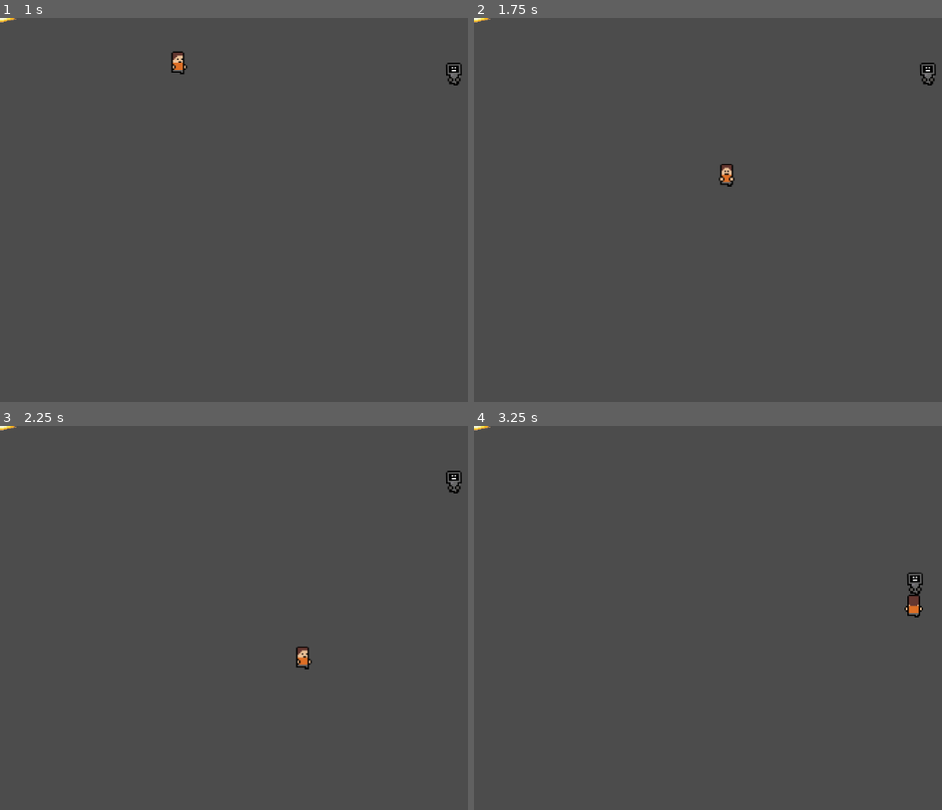
Above: before the commit, frames 1-4 (two rows, left to right).
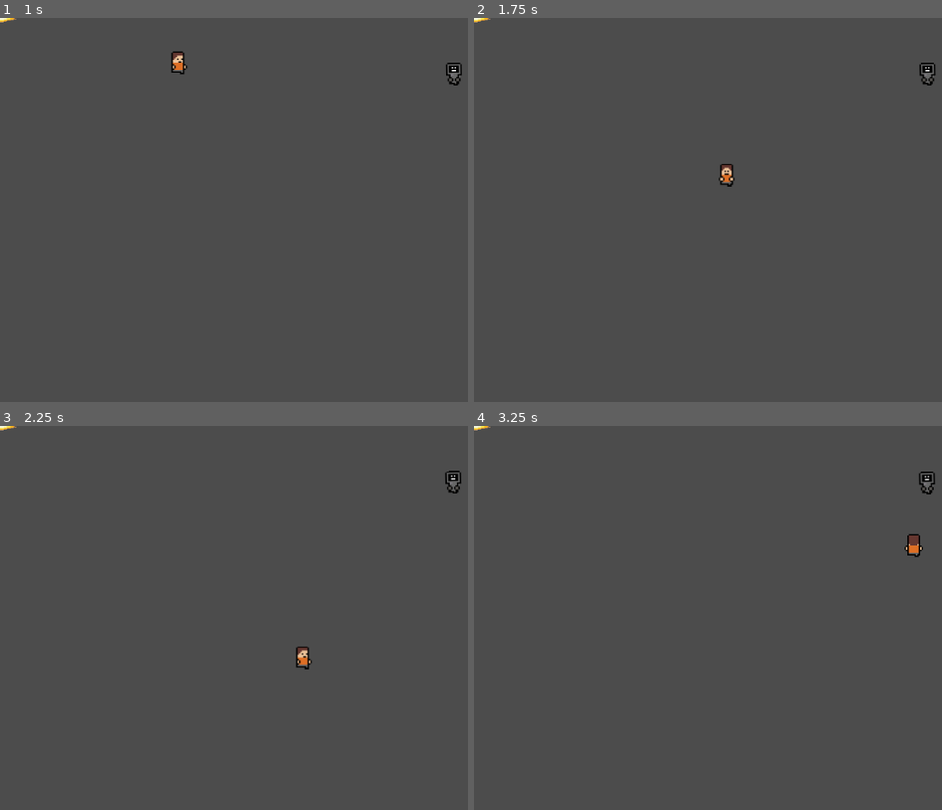
Above: after the commit, the same moments.

Repository: Barzeboi/TitansTopDown
Game: Godot game, scene res://Levels/TestMap.tscn
Two runs of this game, one before a commit and one after it. Both use one fixed random seed, a clock stepped at 60 frames per second and the inputs below. The project has no main scene, so this scene is started directly.
Inputs (mouse positions are in pixels of both pictures, inside the frame that each line leads up to):
- Up to frame 1 (1 s): tap Enter at 0.5 s; move the mouse to (outside the picture) at 0.52 s; press the mouse at (outside the picture) at 0.53 s; hold Right (move_right) from 0.53 s (still down)
- Up to frame 2 (1.75 s): move the mouse to (693, 252) at 1.27 s; release Right (move_right) at 1.28 s; release the mouse at (693, 252) at 1.28 s; hold Down (move_down) from 1.28 s (still down); click (693, 252) at 1.35 s
- Up to frame 3 (2.25 s): move the mouse to (439, 545) at 2.02 s; release Down (move_down) at 2.03 s; press the mouse at (439, 545) at 2.03 s; hold Right (move_right) from 2.03 s (still down)
- Up to frame 4 (3.25 s): move the mouse to (801, 725) at 2.77 s; release Right (move_right) at 2.78 s; release the mouse at (801, 725) at 2.78 s; hold Up (move_up) from 2.78 s (still down); click (801, 725) at 2.85 s

Frame 1 is identical in both runs. In frame 2, less than 0.1% of the frame differs, in the area x 95-99%, y 11-18%; in frame 3, less than 0.1%; in frame 4, 0.6%, in the area x 92-99%, y 11-50%.
Error in both runs: Invalid get index 'global_transform' (on base: 'null instance'). (res://Characters/TestPlayer.gd:96)

Commit message:
Update Skirmisher.gd

Diff:
--- a/Enemies/Skirmisher.gd
+++ b/Enemies/Skirmisher.gd
@@ -1,19 +1,51 @@
-extends "res://Enemy.gd"
-
-var speed = 300
+extends KinematicBody2D
 
 
-func _physics_process(_delta):
-	velocity = Vector2.ZERO
-	if player:
-		velocity = position.direction_to(player.position) * speed
-	velocity = move_and_slide(velocity)
+var velocity = Vector2(0,0)
+var speed = 450
+export var health = 300
+onready var player = get_node("/root/TestMap/TestPlayer")
+export var sight_range = 350
+export var attack_range = 250
 
 
-func _on_Area2D_body_entered(_body):
-	player = _body
+enum {
+	PATROLLING
+	SKIRMISHING
+	ATTACKING
+	FLEEING
+}
 
+var state = PATROLLING
 
-
-func _on_Area2D_body_exited(_body):
-	player = null
+func _physics_process(_delta):
+	var distance = position.distance_to(player.global_position)
+	match state:
+		PATROLLING:
+			if (distance <= sight_range):
+				state = SKIRMISHING
+			else:
+				if (distance >= sight_range):
+					state = PATROLLING
+				elif (distance >= attack_range):
+					state = ATTACKING
+				elif (health <= 50):
+					state = FLEEING
+		SKIRMISHING:
+			velocity = (player.position - position).normalized()
+			if (distance <= attack_range):
+				state = ATTACKING
+			else:
+				if (distance >= attack_range):
+					state = SKIRMISHING
+				elif (distance >= sight_range):
+					state = PATROLLING
+				elif (health < 50):
+					state = FLEEING
+		ATTACKING:
+			pass
+			if (health < 50):
+				state = FLEEING
+		FLEEING:
+			pass
+	velocity = move_and_slide(velocity)
